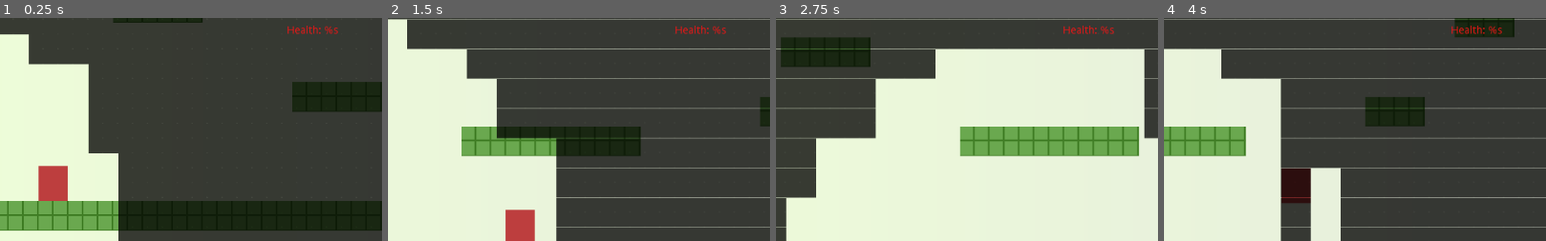
Above: before the commit, frames 1-4 (left to right).
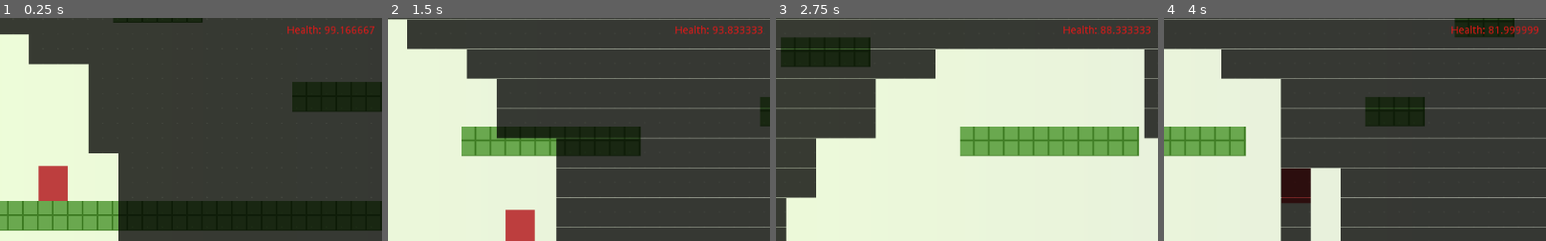
Above: after the commit, the same moments.

Repository: glitchcore/comfort
Game: Godot game, scene res://Scenes/BaseLevel.tscn
The game is run twice, just before and just after one commit, with the same random seed, the same clock (stepped at 60 frames per second) and the same inputs.
Inputs:
- Up to frame 1 (0.25 s): no input
- Up to frame 2 (1.5 s): hold Right (ui_right) from 0.53 s (still down); tap Space (jump) at 0.77 s
- Up to frame 3 (2.75 s): tap Space (jump) at 1.52 s; release Right (ui_right) at 2.03 s; hold Left (ui_left) from 2.03 s (still down)
- Up to frame 4 (4 s): release Left (ui_left) at 2.78 s; hold Right (ui_right) from 2.78 s (still down); tap Space (jump) at 3.02, 3.77 s
The pictures show only the part of the screen within x 43-93%, y 9-59%; the shares and areas given below are measured in that part.

The runs differ from the first frame. In frame 1, 0.3% of the frame differs, in the area x 85-98%, y 3-8%; in frame 2, 0.3%; in frame 3, 0.3%; in frame 4, 0.3%.

Commit message:
add hp lavel box

Diff:
--- a/Actors/Player.gd
+++ b/Actors/Player.gd
@@ -7,11 +7,7 @@
 export var gravity = 5000
 export var jump_amount = 2000
 export var acceleration = 8000
-export var in_comfort_zone = true
 
-# for health level
-signal damaged(by)
-signal killed()
 
 func _ready() -> void:
 	pass
@@ -23,7 +19,7 @@
 
 func calculate_ui_movement(delta: float):
 	var input = Input.get_axis("ui_left", "ui_right")
-	input *= comfort_speed if in_comfort_zone else speed
+	input *= comfort_speed if PlayerData.in_comfort_zone else speed
 
 	var slide_amount = 0
 	if abs(slide_direction.x) > abs(slide_direction.y):
@@ -46,18 +42,10 @@
 		if abs(gravity_direction.y) > 0:
 			velocity.y = 0
 
-func calculate_hp(delta: float):
-	if in_comfort_zone:
-		# increment hp
-		pass
-	else:
-		PlayerData.take_damage(0.1 * delta)
-
 
 func _physics_process(delta: float) -> void:
 	calculate_ui_movement(delta)
 	calculate_jump()
-	calculate_hp(delta)
 
 	# calculate gravity
 	velocity += gravity * gravity_direction * delta
@@ -80,12 +68,12 @@
 
 func _on_Area2D_body_entered(body: Node) -> void:
 	print(body.name, " exited")
-	in_comfort_zone = false
+	PlayerData.in_comfort_zone = false
 
 
 func _on_Area2D_body_exited(body: Node) -> void:
 	print(body.name, " entered")
-	in_comfort_zone = true
+	PlayerData.in_comfort_zone = true
 
-func _on_Player_killed() -> void:
-	print("U a DIED")
+#func _on_Player_killed() -> void:
+#	print("U a DIED")
--- a/Actors/Player.tscn
+++ b/Actors/Player.tscn
@@ -1,7 +1,8 @@
-[gd_scene load_steps=7 format=2]
+[gd_scene load_steps=8 format=2]
 
 [ext_resource path="res://Actors/Player.gd" type="Script" id=1]
 [ext_resource path="res://Actors/MainCamera.gd" type="Script" id=2]
+[ext_resource path="res://Autoload/PlayerData.tscn" type="PackedScene" id=3]
 
 [sub_resource type="Gradient" id=1]
 interpolation_mode = 1
@@ -21,6 +22,8 @@
 collision_layer = 2
 collision_mask = 0
 script = ExtResource( 1 )
+
+[node name="PlayerData" parent="." instance=ExtResource( 3 )]
 
 [node name="Sprite" type="Sprite" parent="."]
 position = Vector2( -0.499998, -23.5 )
--- a/Autoload/PlayerData.gd
+++ b/Autoload/PlayerData.gd
@@ -1,18 +1,32 @@
 extends Node
 
+#signal health_change
+
+signal damaged(by)
+signal killed()
 
 const HP_MAX = 100.0
 var hp = HP_MAX setget set_health
+var in_comfort_zone = true
 
-#var health = 100.0 setget set_health
 
+func calculate_hp(delta: float):
+	if in_comfort_zone:
+		# increment hp
+		pass
+	else:
+		take_damage(0.1 * delta)
 
 func reset() -> void:
 	hp = HP_MAX
+	in_comfort_zone = true
 
+func _physics_process(delta: float) -> void:
+	calculate_hp(delta)
 
 func set_health(value: float):
 	hp = value
+	#in_comfort_zone = true
 
 
 func take_damage(impact):
@@ -24,7 +38,8 @@
 
 	if prev_hp != hp:
 		# for damage animation
-		emit_signal("damaged", damage)
+		emit_signal("damaged")
+		pass
 
 	if hp <= 0.0:
 		# for killed animation
--- a/UserInterface/Control.tscn
+++ b/UserInterface/Control.tscn
@@ -1,11 +1,8 @@
-[gd_scene load_steps=4 format=2]
+[gd_scene load_steps=3 format=2]
 
 [ext_resource path="res://UserInterface/ui.gd" type="Script" id=1]
 
 [sub_resource type="GradientTexture" id=2]
-
-[sub_resource type="RectangleShape2D" id=1]
-extents = Vector2( 1020, 0.5 )
 
 [node name="Control" type="Control"]
 anchor_right = 1.0
@@ -16,12 +13,10 @@
 position = Vector2( 9.53674e-07, 0 )
 scale = Vector2( 0.0341797, 599 )
 normal = SubResource( 2 )
-shape = SubResource( 1 )
 action = "ui_left"
 
 [node name="RightButton" type="TouchScreenButton" parent="."]
 position = Vector2( 954, -1.19209e-07 )
 scale = Vector2( 0.0341797, 599 )
 normal = SubResource( 2 )
-shape = SubResource( 1 )
 action = "ui_right"
--- /dev/null
+++ b/UserInterface/GameData.gd
@@ -0,0 +1,14 @@
+extends Control
+
+
+onready var health = get_node("Label")
+
+
+# Called when the node enters the scene tree for the first time.
+func _ready() -> void:
+	PlayerData.connect("damaged", self, "update_interface")
+	update_interface()
+
+
+func update_interface():
+	health.text = "Health: %s" % PlayerData.hp
--- a/UserInterface/GameData.tscn
+++ b/UserInterface/GameData.tscn
@@ -1,4 +1,6 @@
-[gd_scene format=2]
+[gd_scene load_steps=2 format=2]
+
+[ext_resource path="res://UserInterface/GameData.gd" type="Script" id=1]
 
 [node name="GameData" type="Control"]
 anchor_right = 1.0
@@ -7,6 +9,7 @@
 margin_top = -4.0
 margin_right = 2.0
 margin_bottom = 32.6
+script = ExtResource( 1 )
 
 [node name="Label" type="Label" parent="."]
 anchor_left = 0.961
